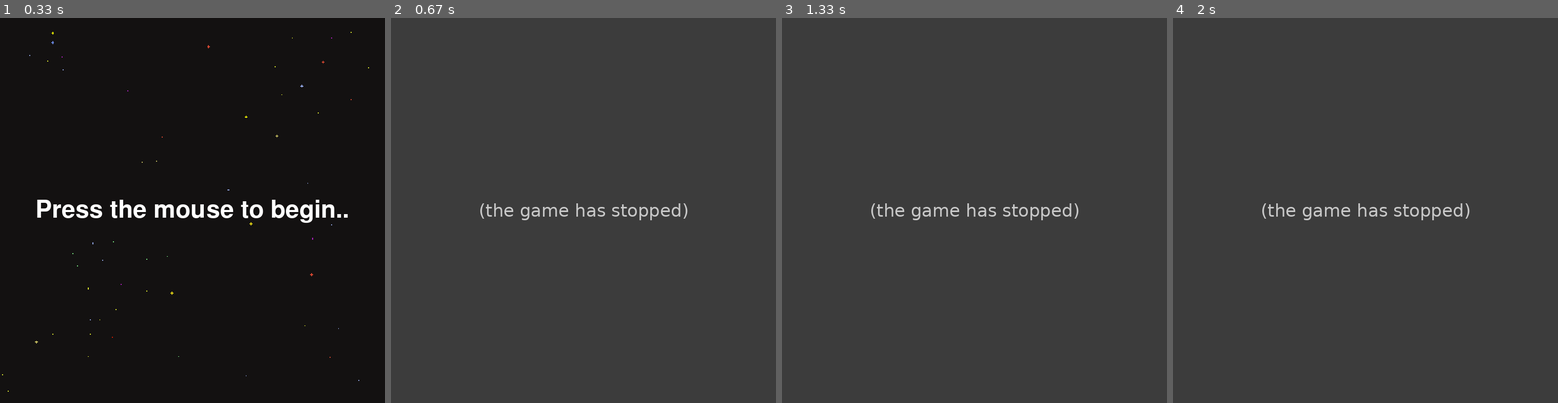
Above: before the commit, frames 1-4 (left to right).
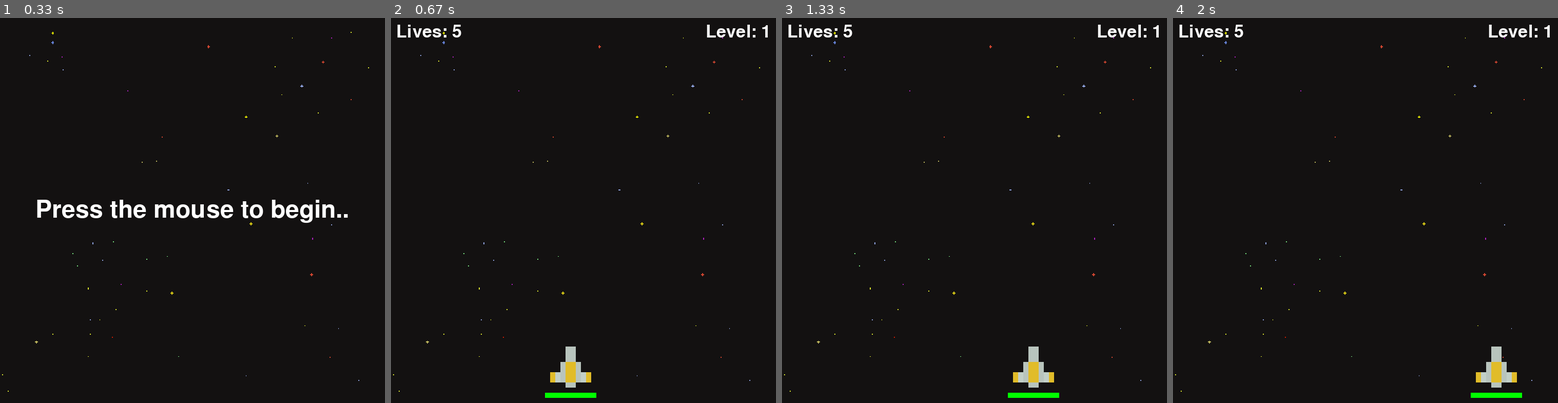
Above: after the commit, the same moments.

Repository: madalynbartman/projects
Game: pygame game, started from space_invaders.py
Two runs of this game, one before a commit and one after it. Both use one fixed random seed, a clock stepped at 60 frames per second and the inputs below.
Inputs:
- Up to frame 1 (0.33 s): no input
- Up to frame 2 (0.67 s): click "Level: 0" at 0.38 s
- Up to frame 3 (1.33 s): hold D 0.67-1.13 s
- Up to frame 4 (2 s): hold D 1.5-1.97 s

Frame 1 is identical in both runs. In frame 2, 100% of the frame differs, in the area x 0-100%, y 0-100%; in frame 3, 100%; in frame 4, 100%.
Error before the commit: AttributeError: 'Player' object has no attribute 'healthbar' (space_invaders.py line 114); the game stopped at 0.4 s (later frames are placeholders)

Commit message:
space invaders

Diff:
--- a/space_invaders.py
+++ b/space_invaders.py
@@ -69,32 +69,6 @@
 
     def draw(self, window):
         window.blit(self.ship_img, (self.x, self.y))
-
-    def cooldown(self):
-        if self.cool_down_counter >= self.COOLDOWN:
-            self.cool_down_counter = 0
-        elif self.cool_down_counter > 0:
-            self.cool_down_counter += 1
-
-    def shoot(self):
-        if self.cool_down_counter == 0:
-            laser = Laser(self.x, self.y, self.laser_img)
-            self.lasers.append(laser)
-            self.cool_down_counter = 1
-
-    def get_width(self):
-        return self.ship_img.get_width()
-
-    def get_height(self):
-        return self.ship_img.get_height()
-
-class Player(Ship):
-    def __init__(self, x, y, health=100):
-        super().__init__(x, y, health)
-        self.ship_img = YELLOW_SPACESHIP
-        self.laser_img = YELLOW_LASER
-        self.mask = pygame.mask.from_surface(self.ship_img)
-        self.max_health = health
 
     def move_lasers(self, vel, objs):
         self.cooldown()
@@ -109,11 +83,37 @@
                         if laser in self.lasers:
                             self.lasers.remove(laser)
 
+    def cooldown(self):
+        if self.cool_down_counter >= self.COOLDOWN:
+            self.cool_down_counter = 0
+        elif self.cool_down_counter > 0:
+            self.cool_down_counter += 1
+
+    def shoot(self):
+        if self.cool_down_counter == 0:
+            laser = Laser(self.x, self.y, self.laser_img)
+            self.lasers.append(laser)
+            self.cool_down_counter = 1
+
+    def get_width(self):
+        return self.ship_img.get_width()
+
+    def get_height(self):
+        return self.ship_img.get_height()
+
+class Player(Ship):
+    def __init__(self, x, y, health=100):
+        super().__init__(x, y, health)
+        self.ship_img = YELLOW_SPACESHIP
+        self.laser_img = YELLOW_LASER
+        self.mask = pygame.mask.from_surface(self.ship_img)
+        self.max_health = health
+
     def draw(self, window):
         super().draw(window)
-        self.healthbar(window)
-
-    def healthnar(self, window):
+        self.health_bar(window)
+
+    def health_bar(self, window):
         pygame.draw.rect(window, (255,0,0), (self.x, self.y + self.ship_img.get_height() + 10, self.ship_img.get_width(), 10))
         pygame.draw.rect(window, (0,255,0), (self.x, self.y + self.ship_img.get_height() + 10, self.ship_img.get_width() * (self.health/self.max_health), 10))
 
